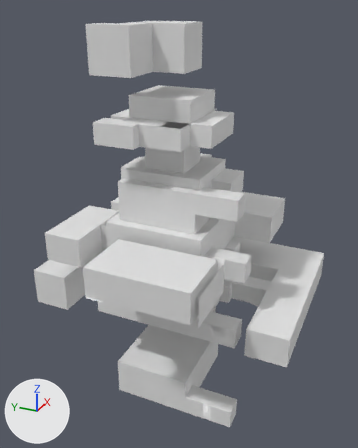
Before and after pictures for a commit that changed the OBJ model tests/fixtures/models/tree-0x-visual.obj.
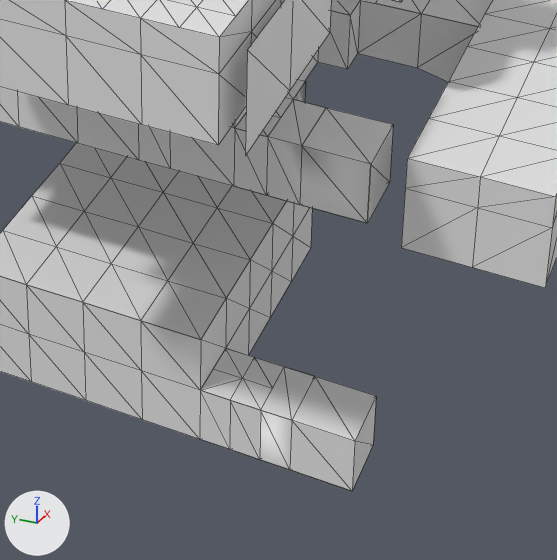
Each version is shown whole from a camera (50 mm lens) standing at (-84.8, -39.4, 75.9) and looking at (0.0, -1.2, 33.5), then close up on the part from 35% to 81% of the width and 63% to 100% of the height. The lights are fixed; the arrows at lower left show +X, +Y and +Z. The close-ups show mesh edges as thin lines. Where no turn or scale is listed for an object, it has been applied to the vertices. Vertices at the same position are counted once.

Names of what the first close-up shows: 'Plane.1102_Plane.443', 'Plane.1103_Plane.444', 'Plane.152_Plane.169', 'Plane.168_Plane.188', 'Plane.184_Plane.218', 'Plane.185_Plane.219', 'Plane.269_Plane.308', 'Plane.359_Plane.735', 'Plane.671_Plane.897', 'Plane.698_Plane.431', 'Plane.700_Plane.462', 'Plane.702_Plane.465'.
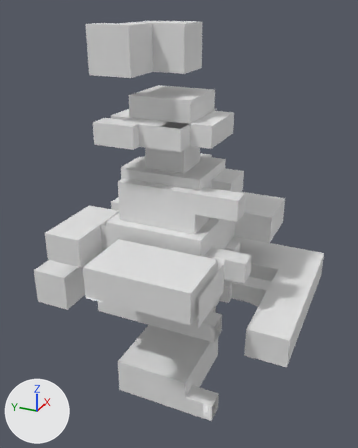
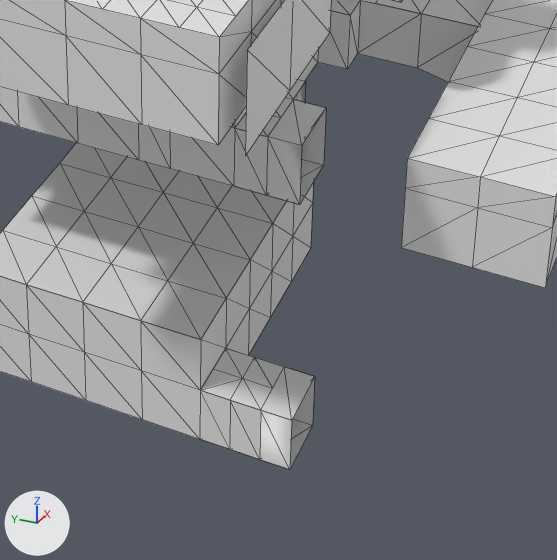
The edits, one by one:
me_plane_152_plane_169 is used by ob_plane_152_plane_169; location (0.0, 0.0, 0.0).
me_plane_152_plane_169 had 56 vertices, 36 faces and spanned x -12.0..-6.0, y -18.0..-10.0, z 16.0..20.0.
me_plane_152_plane_169 now has 42 vertices, 26 faces and spans x -12.0..-6.0, y -14.0..-10.0, z 16.0..20.0.
me_plane_152_plane_169 part 1: the loose piece of 4 vertices spanning x -12.0..-8.0, y -18.0, z 16.0..20.0 is deleted.
Part 2, on me_plane_152_plane_169:
10 vertices are removed from x -12.0..-8.0, y -18.0..-14.0, z 16.0..20.0.
11 faces are deleted.
3 new faces join them.
me_plane_359_plane_735 is used by ob_plane_359_plane_735; location (0.0, 0.0, 0.0).
me_plane_359_plane_735 had 71 vertices, 42 faces and spanned x -12.0..-8.0, y -18.0..-8.0, z -4.0..0.0.
me_plane_359_plane_735 now has 54 vertices, 32 faces and spans x -12.0..-8.0, y -14.0..-8.0, z -4.0..0.0.
me_plane_359_plane_735 part 3: the loose piece of 4 vertices spanning x -12.0..-8.0, y -18.0, z -4.0..0.0 is deleted.
Part 4, on me_plane_359_plane_735:
13 vertices are removed from x -12.0..-8.0, y -18.0..-14.0, z -4.0..0.0.
14 faces are deleted.
6 new faces join them.

Pixel boxes (x1, y1, x2, y2) of what changed, in the close-ups (557 x 560 px):
'Plane.359_Plane.735', reshaped (34% narrower, 15% shorter): before (200, 348, 376, 491); after (200, 348, 315, 470)
'Plane.152_Plane.169', reshaped (42% narrower, 12% shorter): before (234, 80, 393, 223); after (234, 80, 326, 205)
part 1 of me_plane_152_plane_169, deleted: before (368, 126, 393, 221)
part 2 of me_plane_152_plane_169, cut back: before (293, 99, 393, 223); after (293, 99, 326, 165)
part 3 of me_plane_359_plane_735, deleted: before (352, 397, 376, 490)
part 4 of me_plane_359_plane_735, cut back: before (260, 367, 376, 491); after (260, 367, 315, 470)
